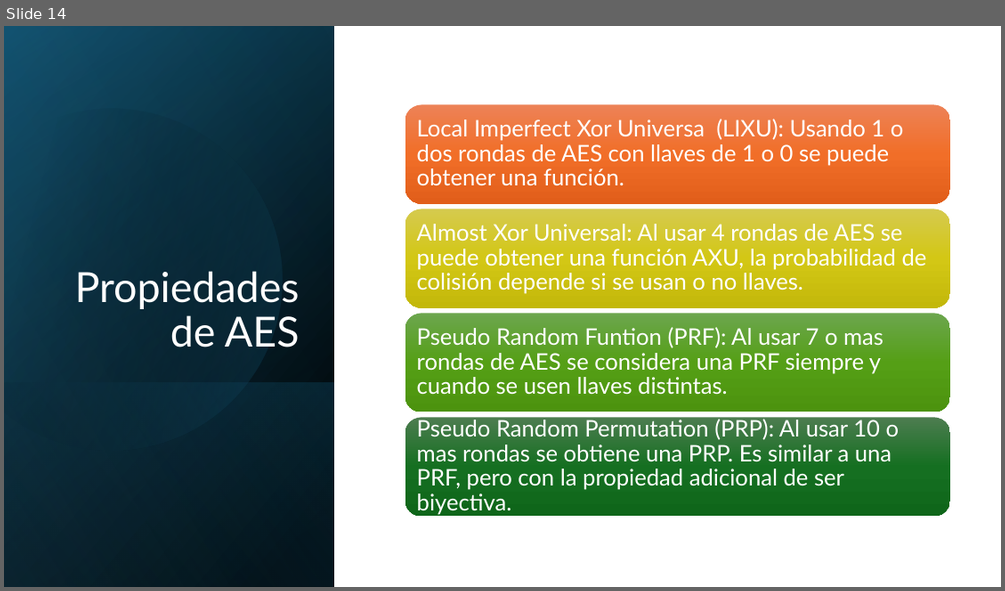
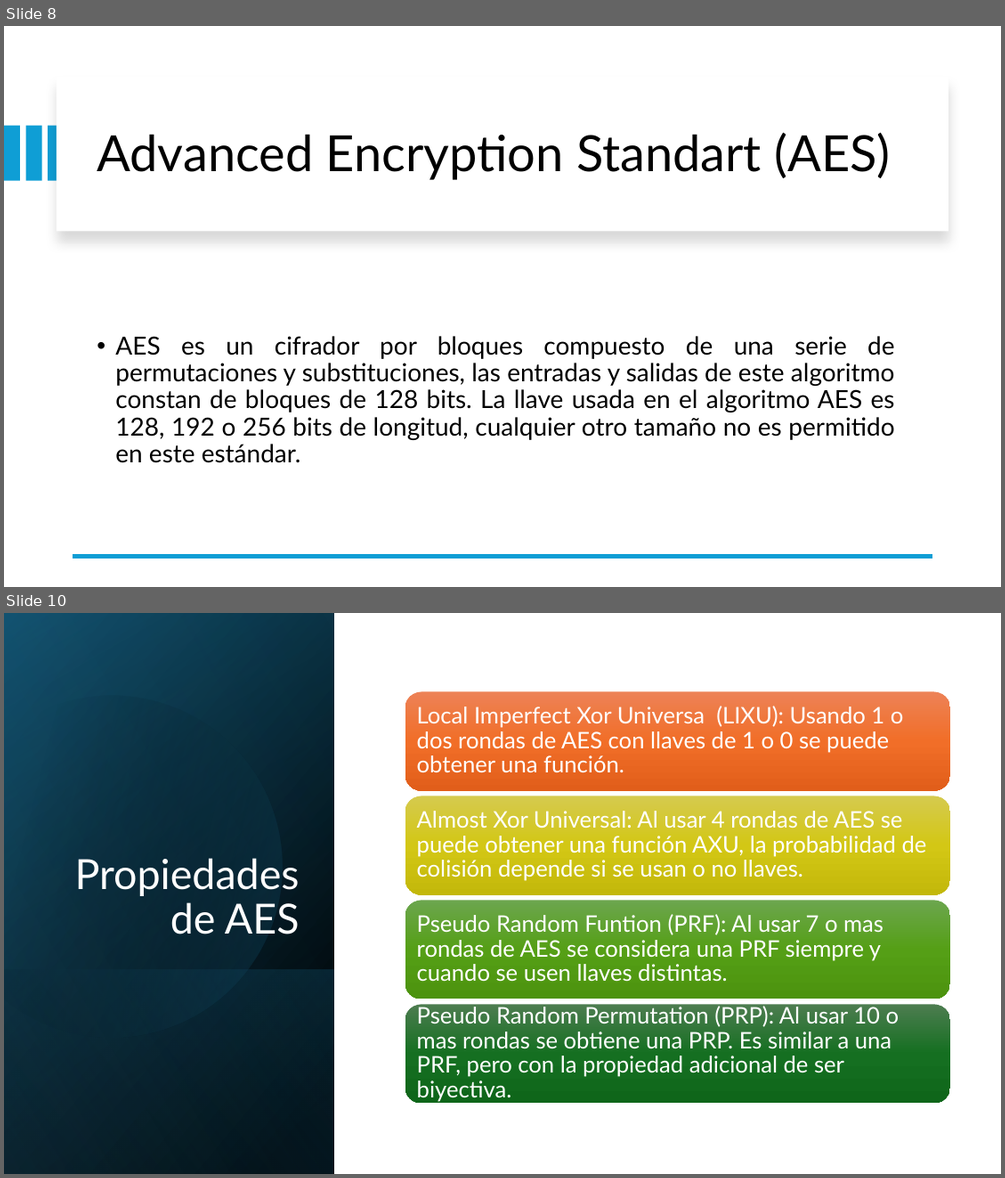
Before and after one commit to AlexPs06/Funciones-hash-vectorizadas, a slide deck: presentacion cripto hash.pptx. Shown one above the other, each under a label of ours: slide 14 before the commit, slides 8 and 10 after it; the slides between them are not shown. The pictures are 1005x591 and 1005x1178 pixels, drawn with LibreOffice and Linux fonts; fonts in the diff are those of the drawing. Boxes give left, top, right and bottom in pixels: in the first picture for what was removed or moved away, otherwise in the second. Text is boxed around its words. In the diff, an @@ line names an element or a change of style, - is before the commit and + after.

```diff
--- a/presentacion cripto hash.pptx
+++ b/presentacion cripto hash.pptx
@@ slide 8 added at <box>4,26,1001,587</box>, background #FFFFFF @@
@@ rectangle added at <box>57,76,948,231</box>, fill #FFFFFF @@
@@ rectangle added at <box>4,126,20,181</box>, fill #0F9ED5 @@
@@ rectangle added at <box>25,126,41,181</box>, fill #0F9ED5 @@
@@ rectangle added at <box>48,126,64,181</box>, fill #0F9ED5 @@
@@ title added at <box>97,132,890,180</box>, 48 pt, text #000000 @@
+Advanced Encryption Standart (AES)
@@ text added at <box>115,336,895,463</box>, 24 pt, text #000000 @@
+• AES es un cifrador por bloques compuesto de una serie de permutaciones y substituciones, las entradas y salidas de este algoritmo constan de bloques de 128 bits. La llave usada en el algoritmo AES es 128, 192 o 256 bits de longitud, cualquier otro tamaño no es permitido en este estándar.
@@ line added from (933, 556) to (73, 556), #0F9ED5 4.5 pt @@
@@ what was slide 14 is now slide 10 @@
```
Also in this commit, not shown: 2 slides changed, 13 other slides added, 5 slides removed.
